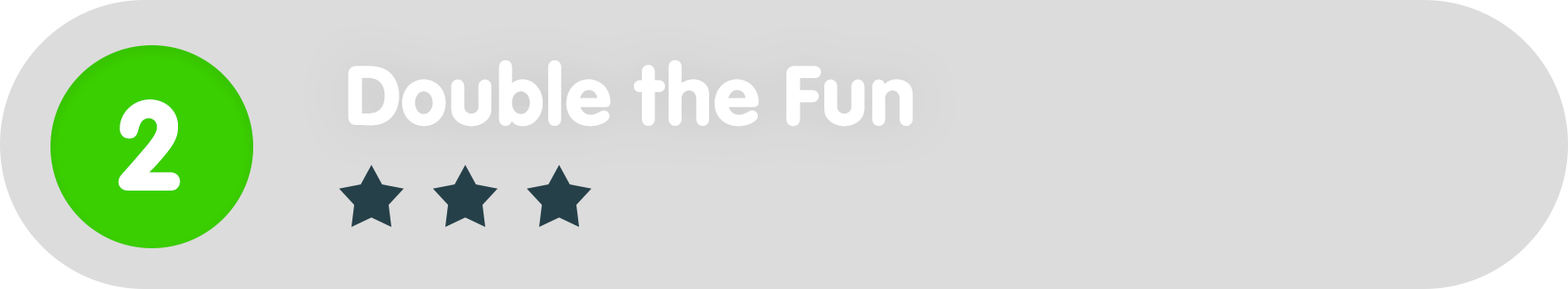
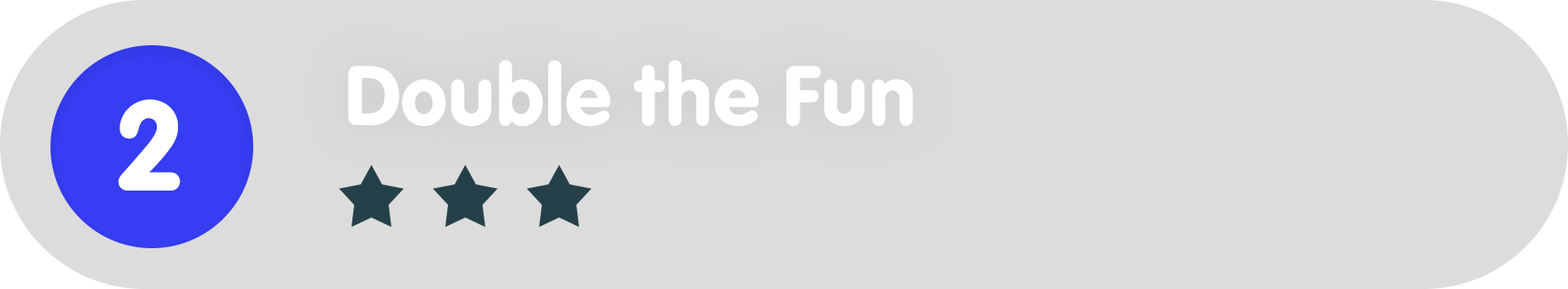
Layered file, before and after one edit (1568x289). Changes by layer:
painted on "Ellipse_green" over [50, 45, 254, 248]
